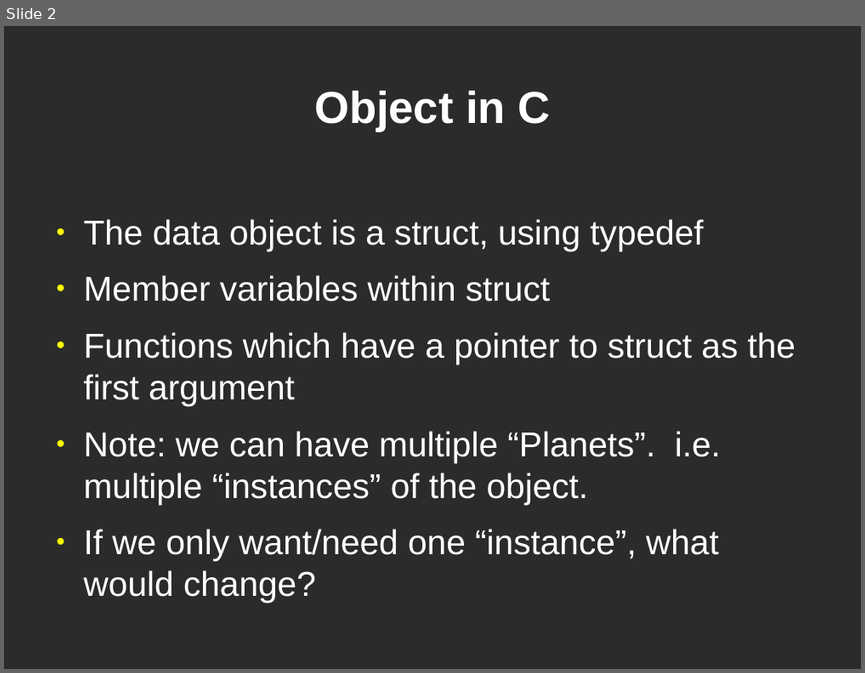
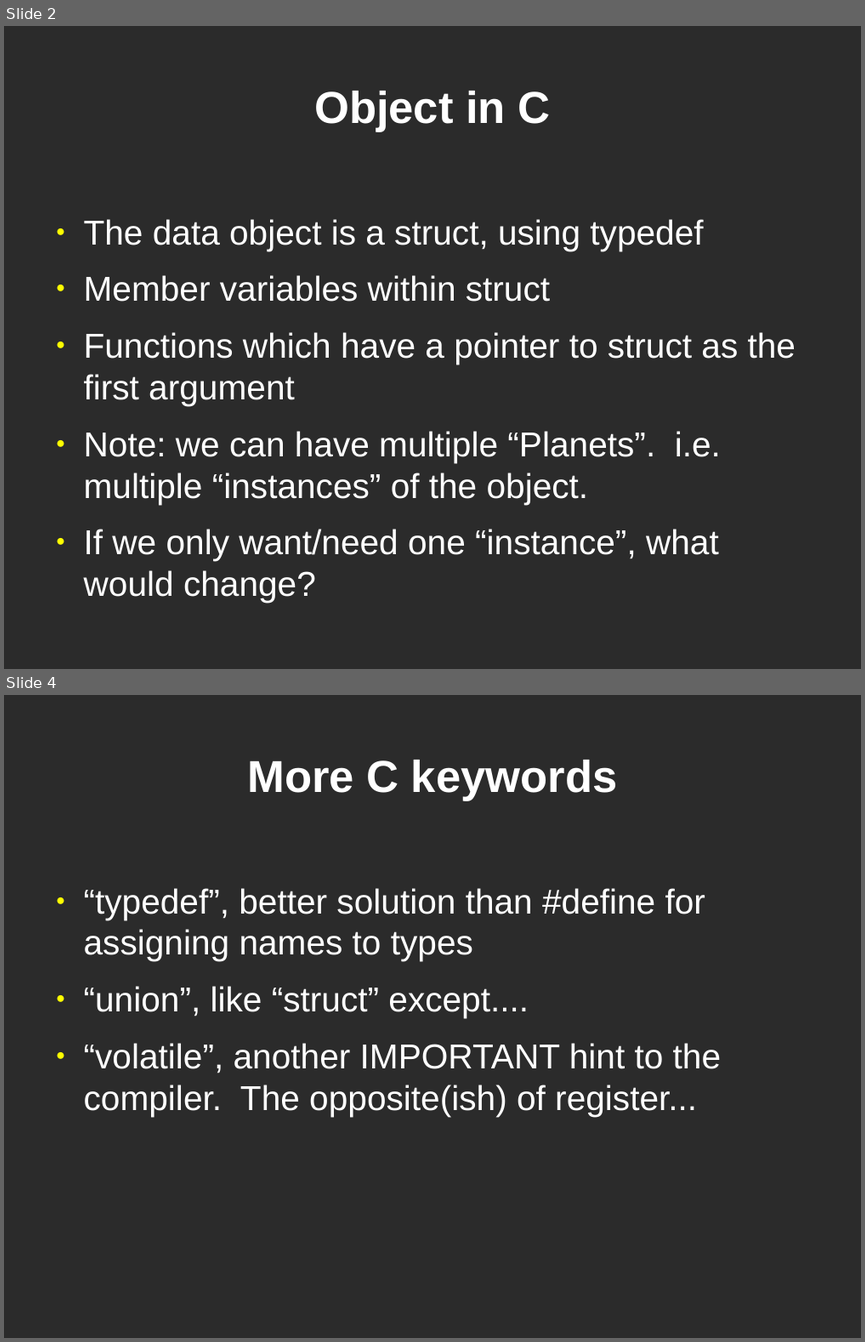
Before and after one commit to dklamet/class, a slide deck: docs/class3.odp. Shown one above the other, each under a label of ours: slide 2 before the commit, slides 2 and 4 after it; the slides between them are not shown. The pictures are 865x673 and 865x1342 pixels, drawn with LibreOffice and Linux fonts; fonts in the diff are those of the drawing; background and template pictures are left out; a plain dark background stands for a picture behind light text. Boxes give left, top, right and bottom in pixels: in the first picture for what was removed or moved away, otherwise in the second. Text is boxed around its words. In the diff, an @@ line names an element or a change of style, - is before the commit and + after.

```diff
--- a/docs/class3.odp
+++ b/docs/class3.odp
@@ slide 4 added at bbox=[4, 695, 861, 1338], background picture (left out) @@
@@ title added at bbox=[247, 760, 617, 801], 41.4 pt, text #FFFFFF, bold @@
+More C keywords
@@ text added at bbox=[84, 888, 721, 1117], 32 pt, text #FFFFFF @@
+● “typedef”, better solution than #define for assigning names to types
+● “union”, like “struct” except....
+● “volatile”, another IMPORTANT hint to the compiler. The opposite(ish) of register...
```
Also in this commit, not shown: 2 other slides added, 3 other files.
